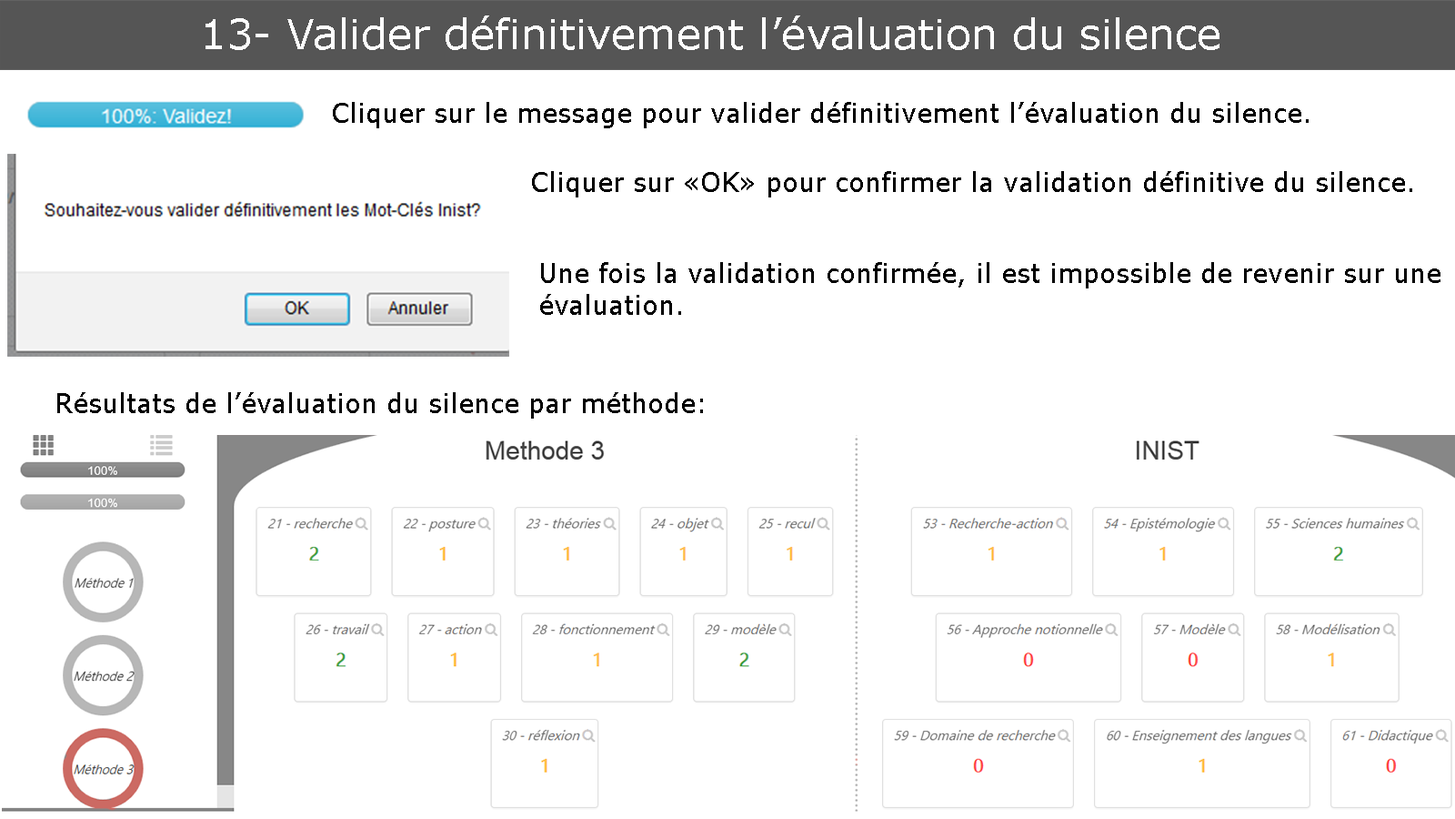
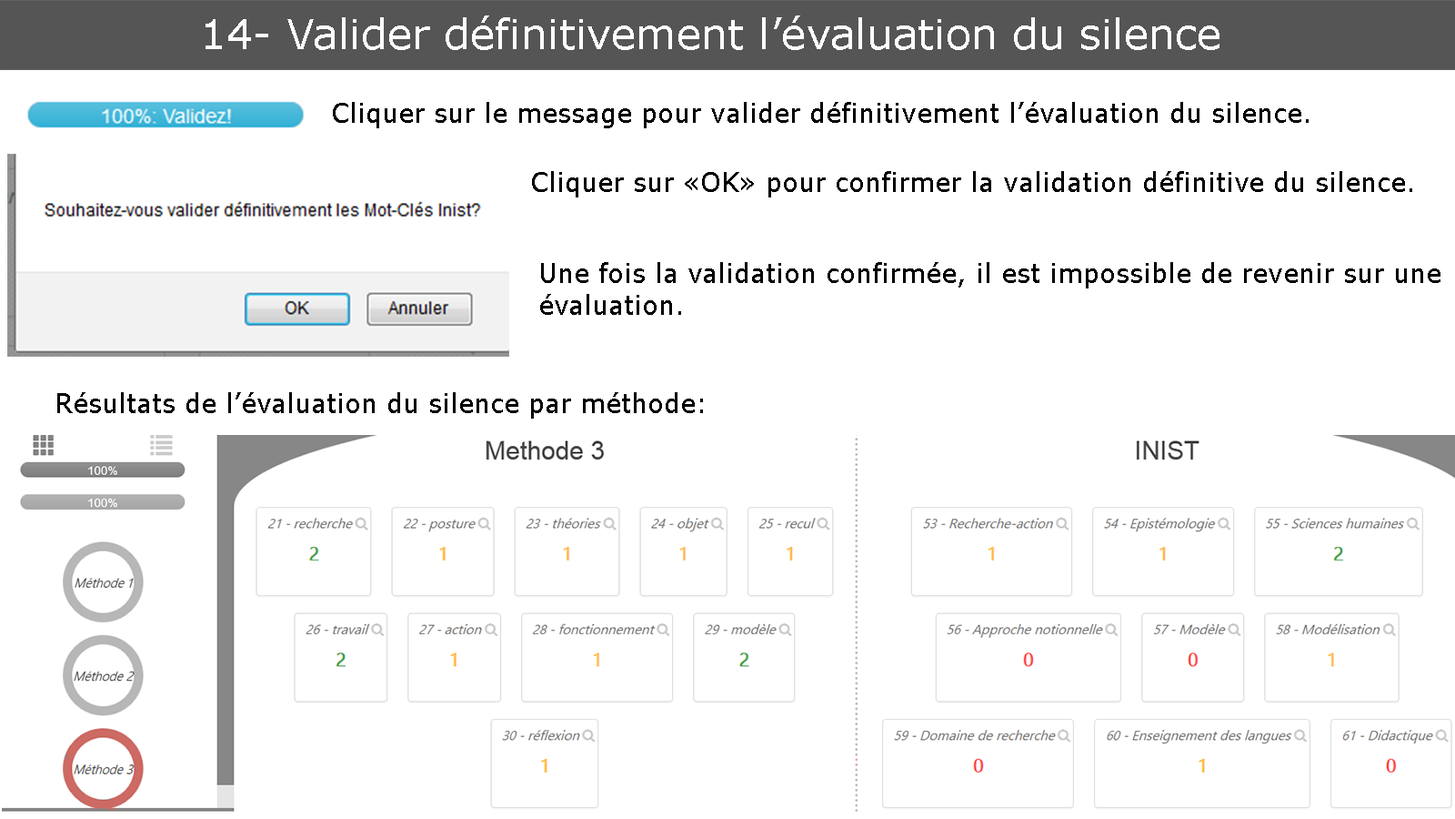
Comparing the layer stacks of the two 1455 x 819 images. Changes:
renamed "13- Valider définitivement l’évaluation du silence" to "14- Valider définitivement l’évaluation du silence", painted on it over [228, 18, 252, 51]
